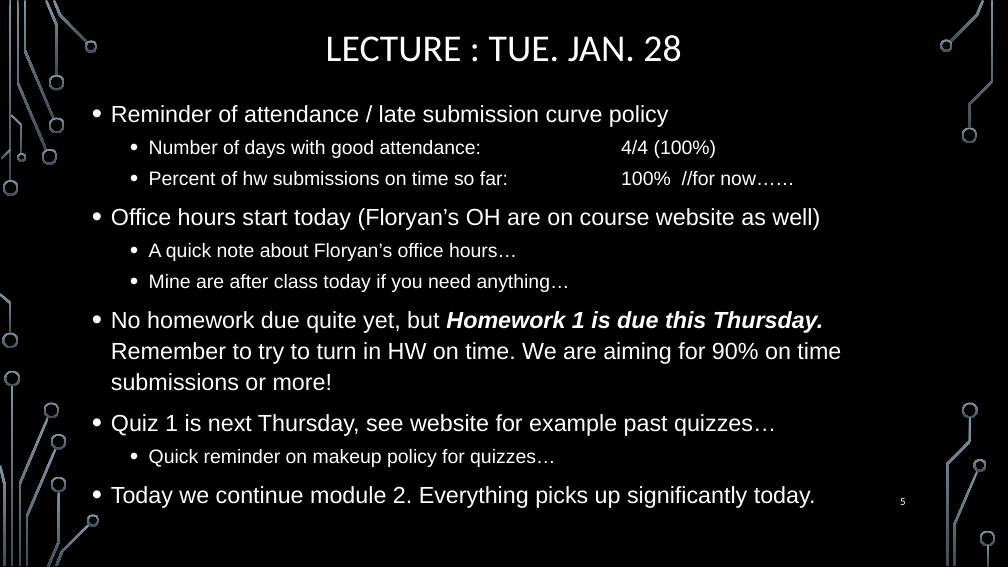
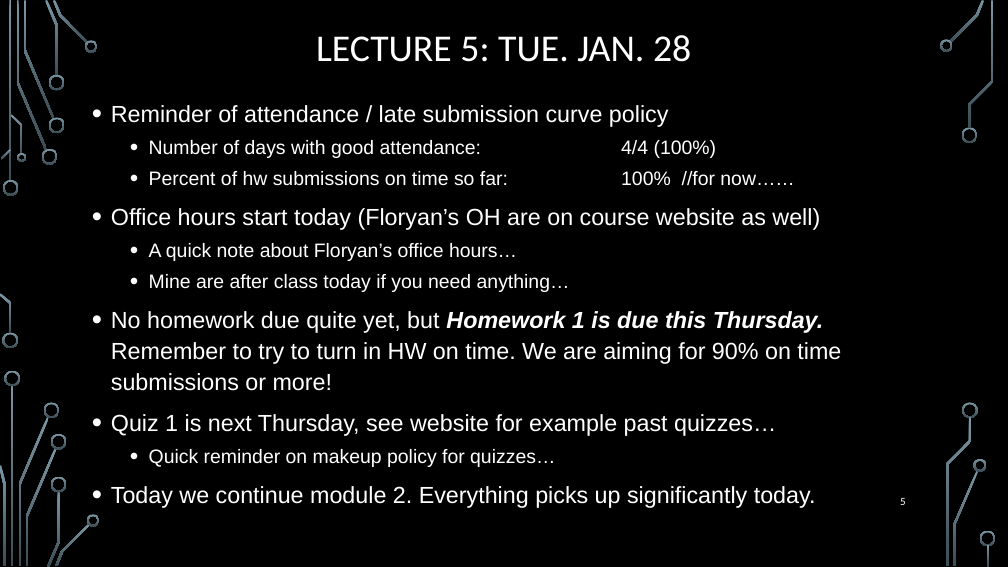
Before and after one commit to markfloryan/dmt2, a slide deck: slide 5 of slides/00-DailyAnnouncements.pptx. Drawn at 1008x567 pixels with LibreOffice and Linux fonts; fonts in the diff are those of the drawing; background and template pictures are left out. Boxes give left, top, right and bottom in pixels: in the first picture for what was removed or moved away, otherwise in the second. Text is boxed around its words. In the diff, an @@ line names an element or a change of style, - is before the commit and + after.

```diff
--- a/slides/00-DailyAnnouncements.pptx
+++ b/slides/00-DailyAnnouncements.pptx
@@ title at (316, 35, 691, 62): text changed @@
-LECTURE : TUE. JAN. 28
+LECTURE 5: TUE. JAN. 28
```
Also in this commit, not shown: 2 other slides changed, 1 slide added.
